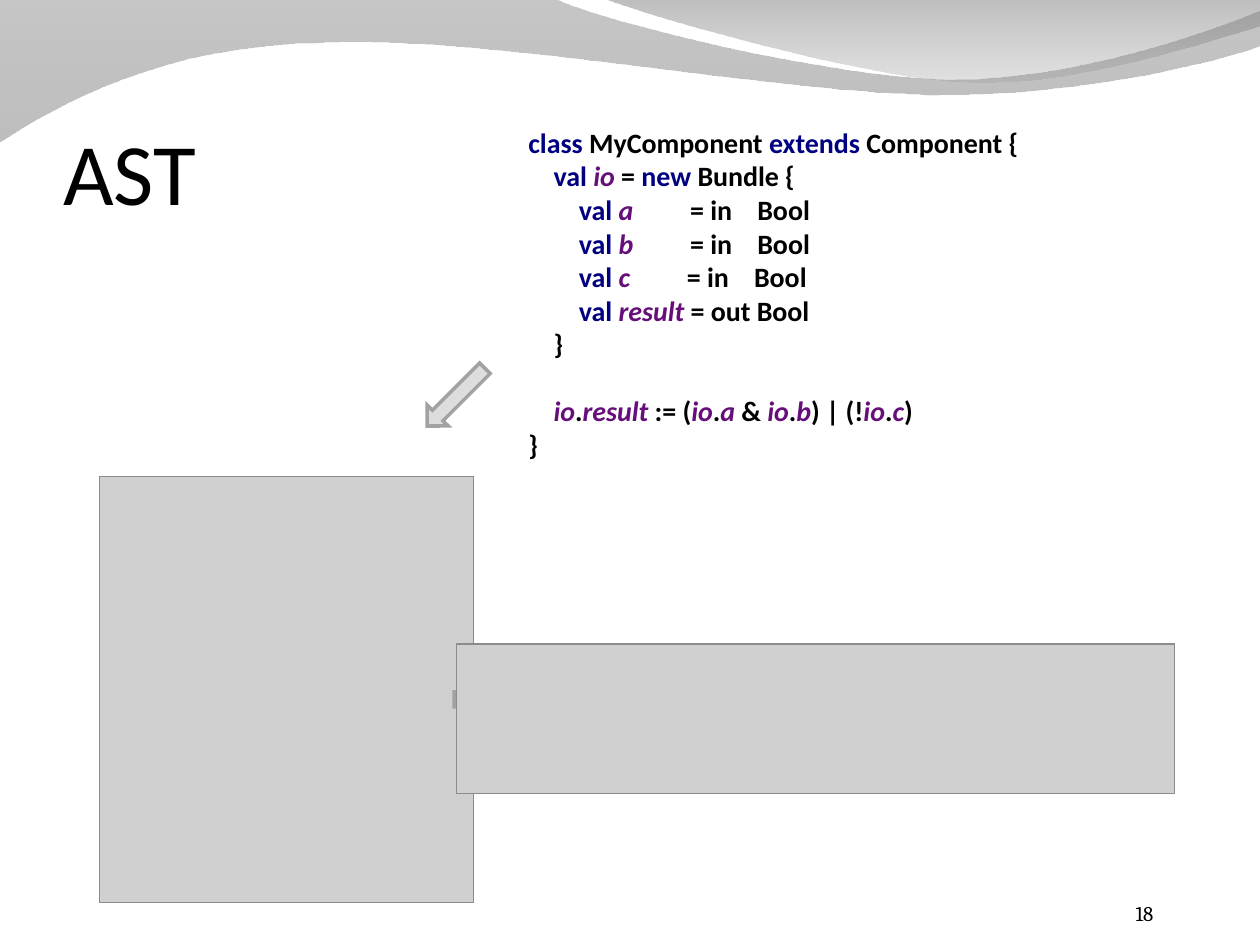
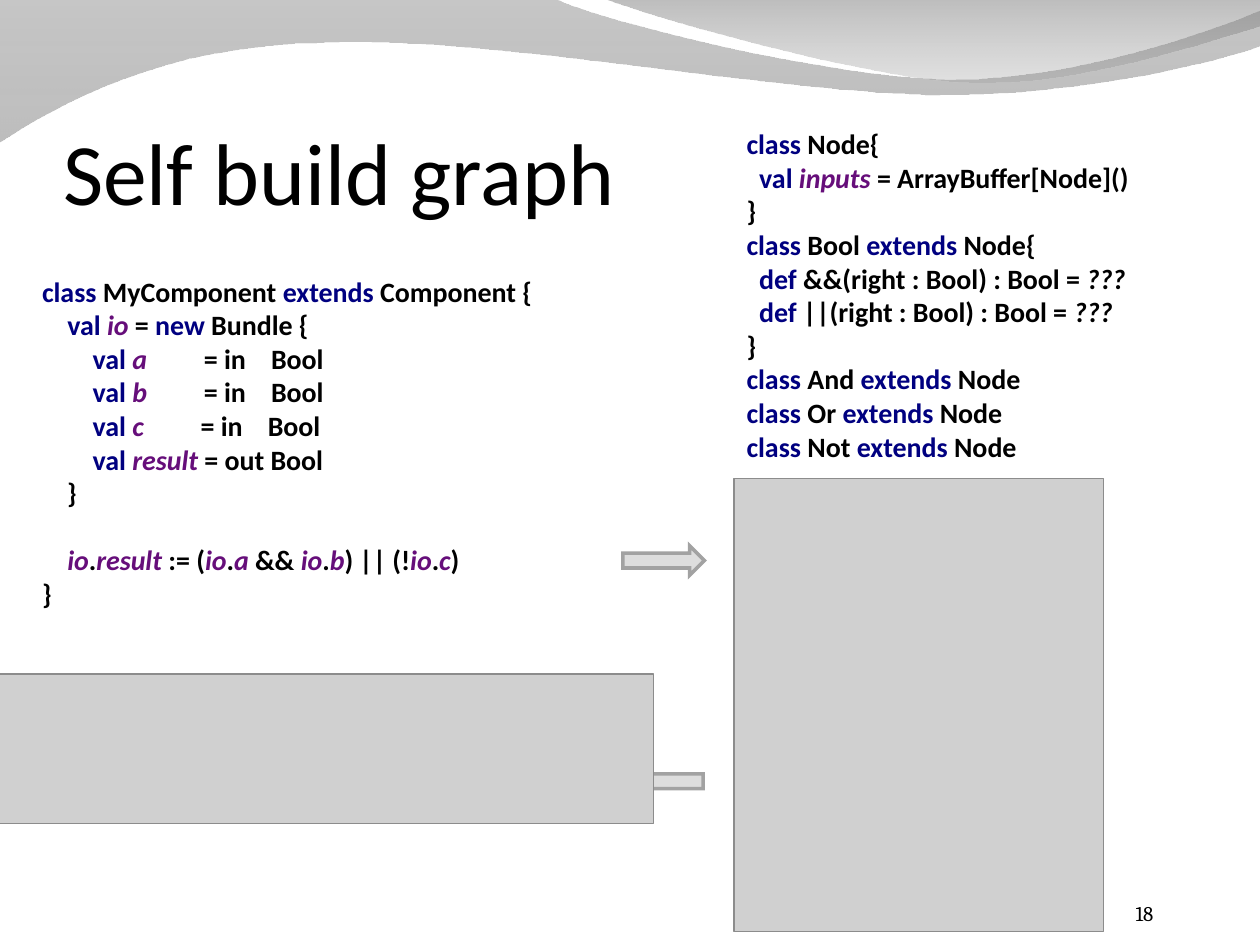
Before and after one commit to SpinalHDL/SpinalDoc, a slide deck: slide 18 of presentation/en/presentation_dsl.odp. Drawn at 1260x945 pixels with LibreOffice and Linux fonts; fonts in the diff are those of the drawing; grey boxes stand for pictures; background and template pictures are left out. Boxes give left, top, right and bottom in pixels: in the first picture for what was removed or moved away, otherwise in the second. Text is boxed around its words. In the diff, an @@ line names an element or a change of style, - is before the commit and + after.

```diff
--- a/presentation/en/presentation_dsl.odp
+++ b/presentation/en/presentation_dsl.odp
@@ title at [63, 144, 615, 220]: text changed @@
-AST
+Self build graph
@@ text added at [747, 133, 1128, 458], 16 pt, text #000000, bold @@
+class Node{
+val inputs = ArrayBuffer[Node]()
+}
+class Bool extends Node{
+def &&(right : Bool) : Bool = ???
+def ||(right : Bool) : Bool = ???
+}
+class And extends Node
+class Or extends Node
+class Not extends Node
@@ text at [42, 282, 516, 574]: text changed @@
-class MyComponent extends Component {
-val io = new Bundle {
-val a = in Bool
-val b = in Bool
-val c = in Bool
-val result = out Bool
-}
-io.result := (io.a & io.b) | (!io.c)
-}
+class MyComponent extends Component {
+val io = new Bundle {
+val a = in Bool
+val b = in Bool
+val c = in Bool
+val result = out Bool
+}
+io.result := (io.a && io.b) || (!io.c)
+}
@@ picture: place and size @@
-picture at [456, 644, 1174, 794]
+picture at [735, 479, 1104, 932]
@@ right arrow at [622, 546, 704, 576]: rotation 135 to 0 degrees @@
@@ picture: place and size @@
-picture at [100, 476, 474, 903]
+picture at [0, 674, 654, 824]
@@ right arrow at [621, 766, 703, 795]: proportions changed; rotation 0 to 180 degrees @@
```
Also in this commit, not shown: 7 other slides changed, 4 slides added, 1 other file.
